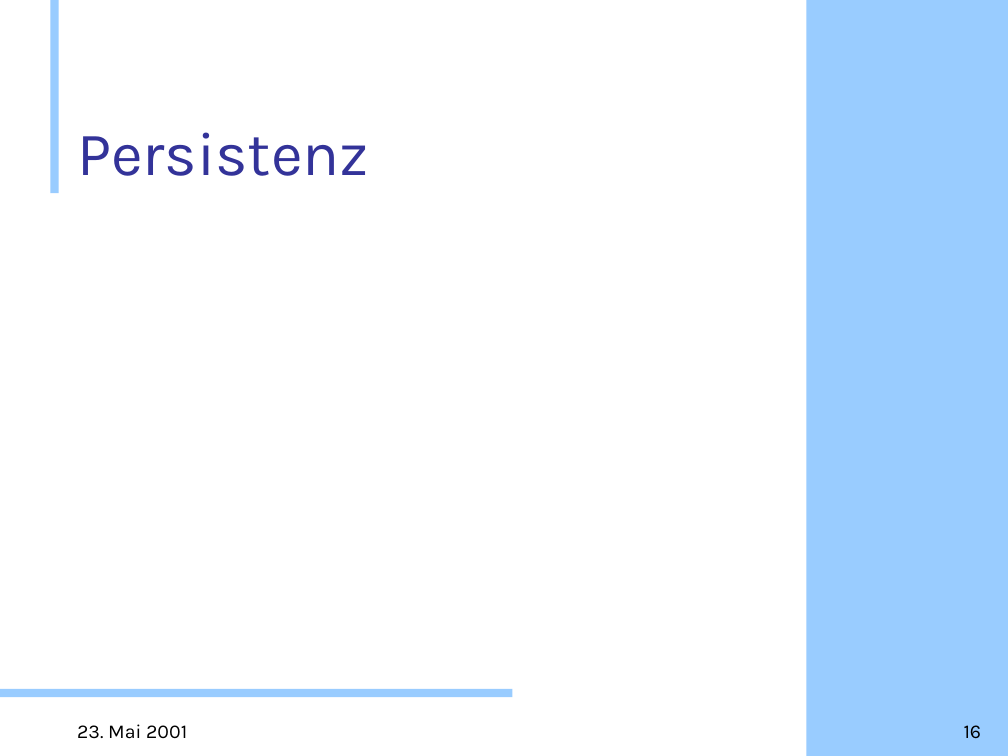
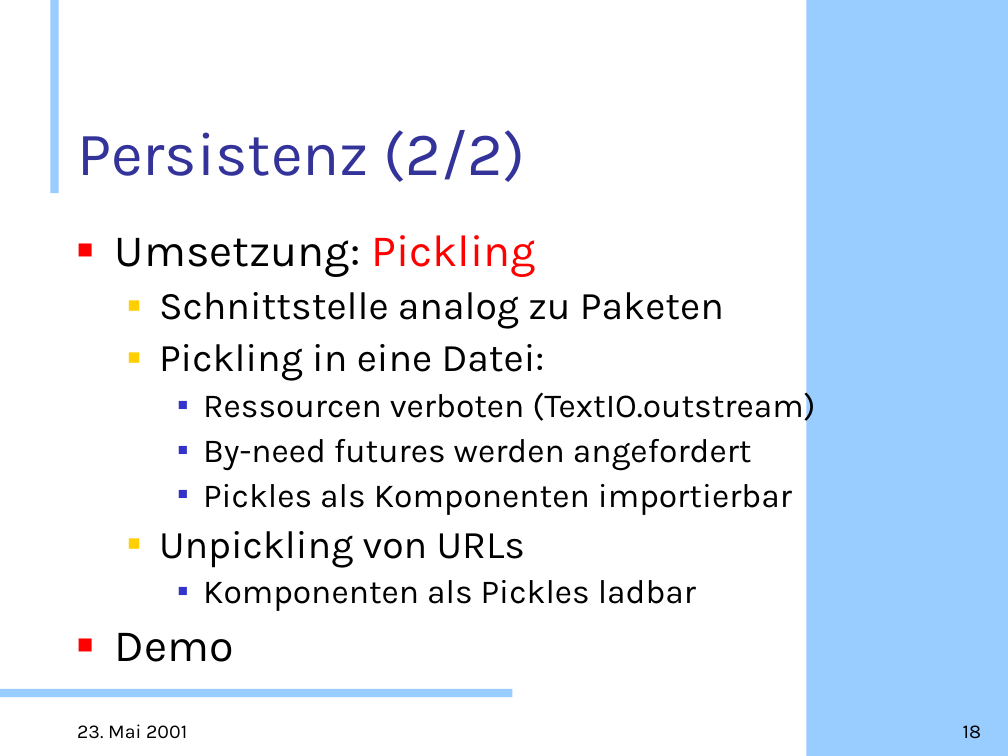
Before and after one commit to doublec/aliceml-abandoned, a slide deck: slide 18 of doc/presentations/Web-Projekt.ppt (slide 16 before the commit). Drawn at 1008x756 pixels with LibreOffice and Linux fonts; fonts in the diff are those of the drawing; background and template pictures are left out. Boxes give left, top, right and bottom in pixels: in the first picture for what was removed or moved away, otherwise in the second. Text is boxed around its words. In the diff, an @@ line names an element or a change of style, - is before the commit and + after.

```diff
--- a/doc/presentations/Web-Projekt.ppt
+++ b/doc/presentations/Web-Projekt.ppt
@@ title at box(77, 130, 526, 182): text changed @@
-Persistenz
+Persistenz (2/2)
@@ text added at box(115, 235, 815, 662), 24 pt, text #000000 @@
+■ Umsetzung: Pickling
+  ■ Schnittstelle analog zu Paketen
+  ■ Pickling in eine Datei:
+    ■ Ressourcen verboten (TextIO.outstream)
+    ■ By-need futures werden angefordert
+    ■ Pickles als Komponenten importierbar
+  ■ Unpickling von URLs
+    ■ Komponenten als Pickles ladbar
+■ Demo
```
Also in this commit, not shown: 3 other slides changed, 2 slides added.
